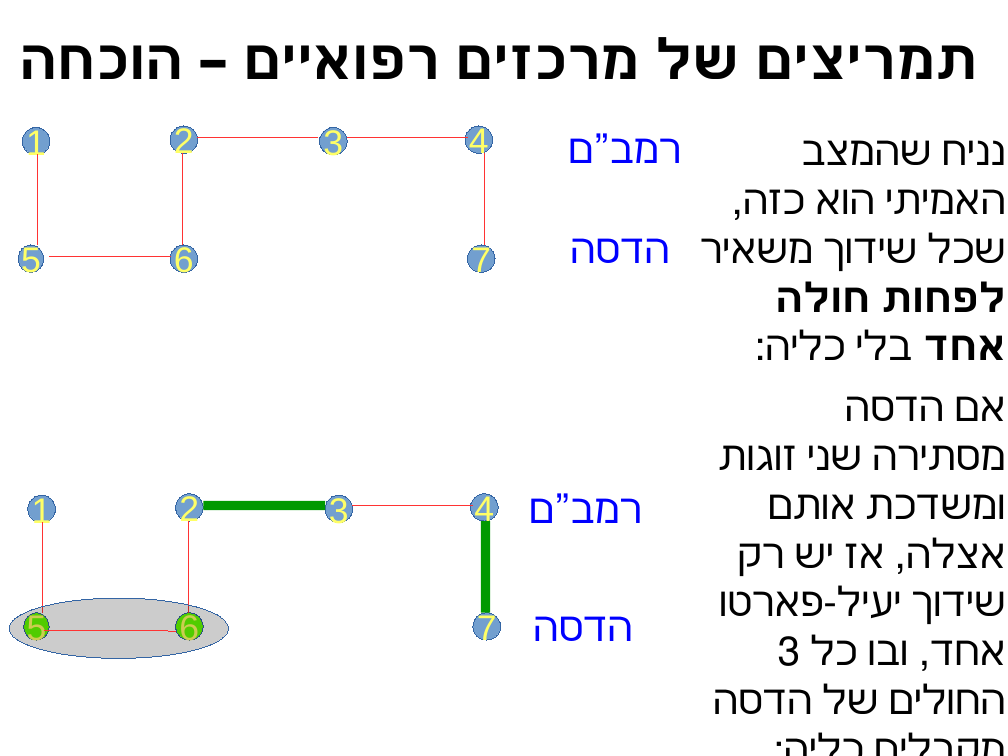
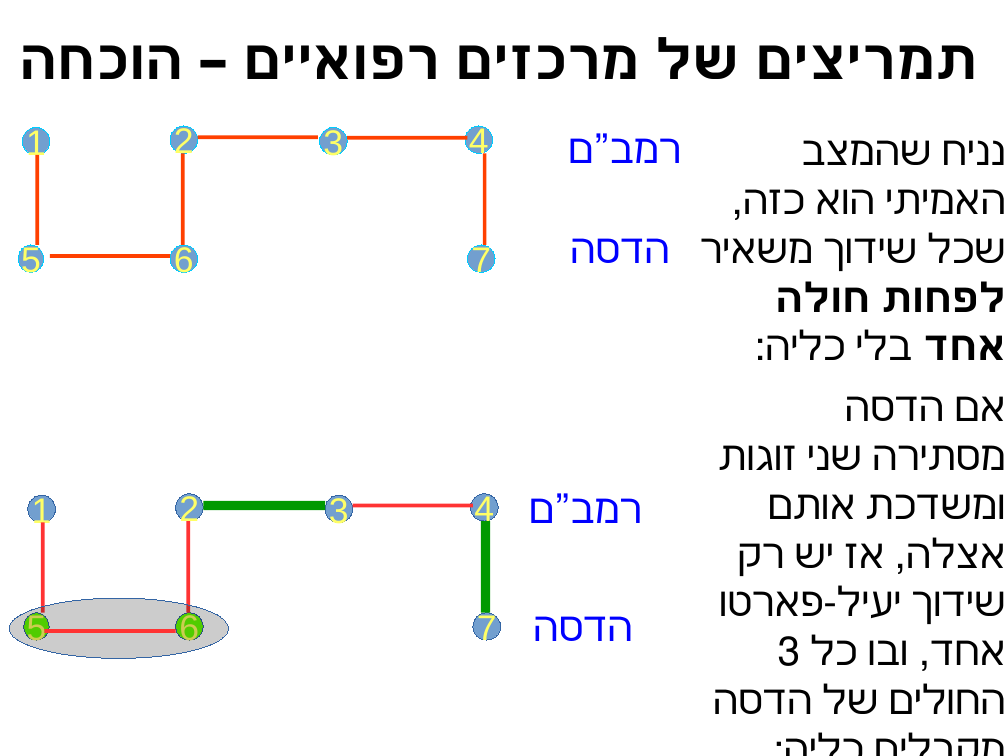
Before and after one commit to erelsgl-at-ariel/algorithms-5780, a slide deck: slide 18 of 12-kidney-exchange/slides-kidneys.odp. Drawn at 1008x756 pixels with LibreOffice and Linux fonts; fonts in the diff are those of the drawing. Boxes give left, top, right and bottom in pixels: in the first picture for what was removed or moved away, otherwise in the second. Text is boxed around its words. In the diff, an @@ line names an element or a change of style, - is before the commit and + after.

```diff
--- a/12-kidney-exchange/slides-kidneys.odp
+++ b/12-kidney-exchange/slides-kidneys.odp
@@ line (198, 137) - (318, 137): stroke #FF3333 0 pt to #FF4000 2.89 pt @@
@@ line (348, 138) - (467, 138): stroke #FF3333 0 pt to #FF4000 2.89 pt @@
@@ line (38, 155) - (38, 245): stroke #FF3333 0 pt to #FF4000 2.89 pt @@
@@ line (183, 245) - (183, 154): stroke #FF3333 0 pt to #FF4000 2.89 pt @@
@@ line (485, 245) - (485, 154): stroke #FF3333 0 pt to #FF4000 2.89 pt @@
@@ line (50, 256) - (170, 256): stroke #FF3333 0 pt to #FF4000 2.89 pt @@
@@ outline #3465A4 0 pt to #00CCFF 0 pt in 7 elements at (18, 245, 44, 273), (22, 127, 49, 155), (170, 245, 198, 273), (319, 127, 347, 155), (170, 126, 198, 154), (466, 126, 493, 154), (467, 245, 495, 273) @@
@@ line (353, 506) - (473, 506): stroke #FF3333 0 pt to #FF3333 2.89 pt @@
@@ line (43, 522) - (43, 613): stroke #FF3333 0 pt to #FF3333 2.89 pt @@
@@ line (188, 613) - (188, 521): stroke #FF3333 0 pt to #FF3333 2.89 pt @@
@@ line (45, 631) - (176, 631): stroke #FF3333 0 pt to #FF3333 2.89 pt @@
```
Also in this commit, not shown: 9 other slides changed, 4 slides added, 2 slides removed, 4 other files.
